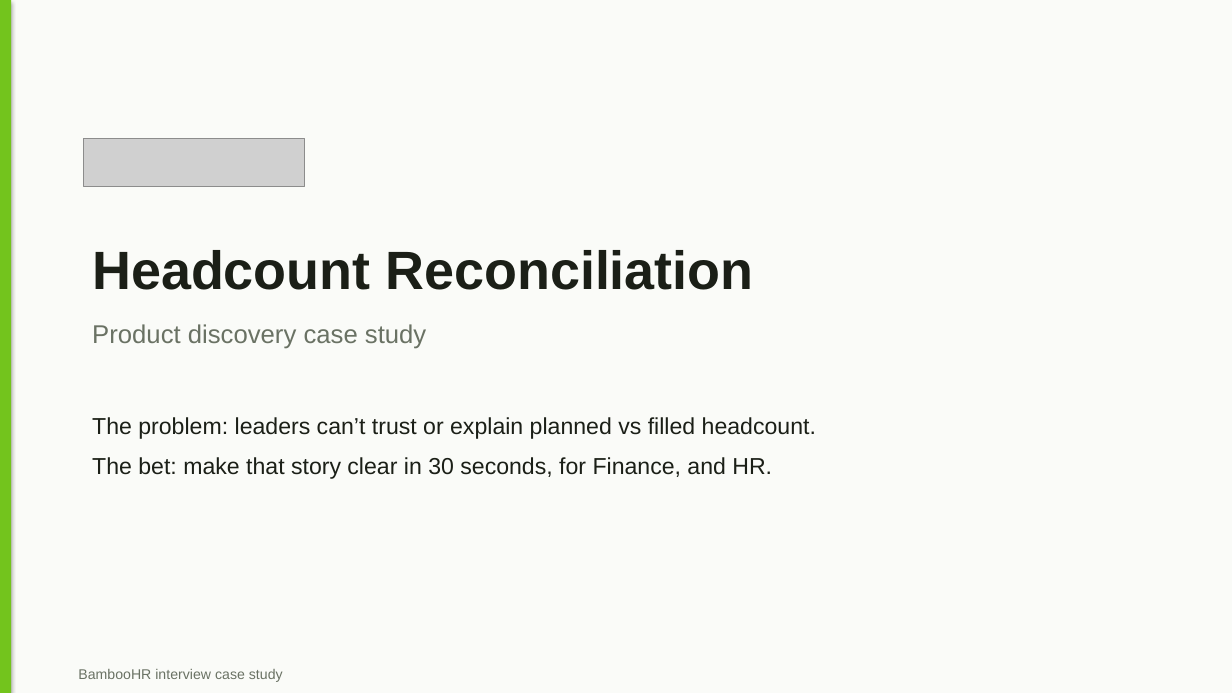
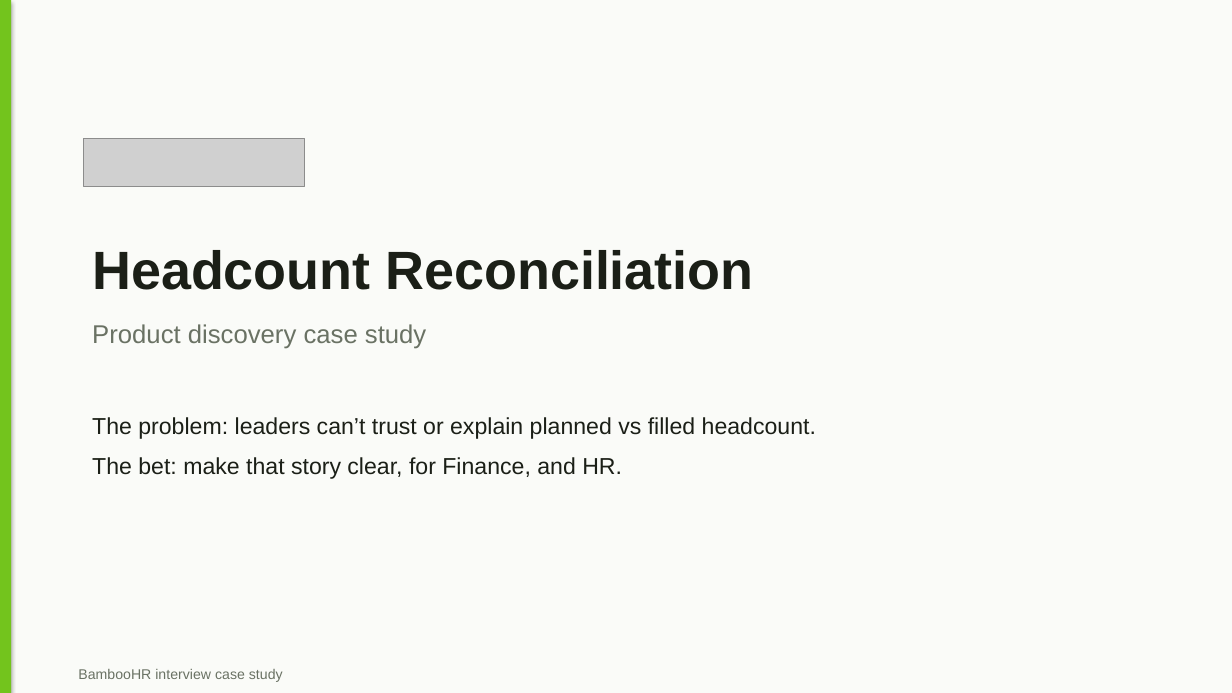
Before and after one commit to Brigdawg/Headcount-Reconciliation, a slide deck: slide 1 of deck/Headcount_Control_Tower_Case_Study.pptx. Drawn at 1232x693 pixels with LibreOffice and Linux fonts; fonts in the diff are those of the drawing; grey boxes stand for pictures. Boxes give left, top, right and bottom in pixels: in the first picture for what was removed or moved away, otherwise in the second. Text is boxed around its words. In the diff, an @@ line names an element or a change of style, - is before the commit and + after.

```diff
--- a/deck/Headcount_Control_Tower_Case_Study.pptx
+++ b/deck/Headcount_Control_Tower_Case_Study.pptx
@@ text at (92, 457, 622, 479): text changed @@
-The bet: make that story clear in 30 seconds, for Finance, and HR.
+The bet: make that story clear, for Finance, and HR.
```
Also in this commit, not shown: 8 other slides changed, 1 other file.
